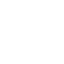
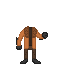
Revision of a layered 64 x 64 image; what changed, layer by layer:
showed group "Orang Armor" (2 layers) over (17, 26, 44, 59)
showed group "Chimp Armor" (2 layers) over (17, 27, 43, 59)
showed group "Gorilla Armor" (4 layers) over (16, 27, 48, 64)
